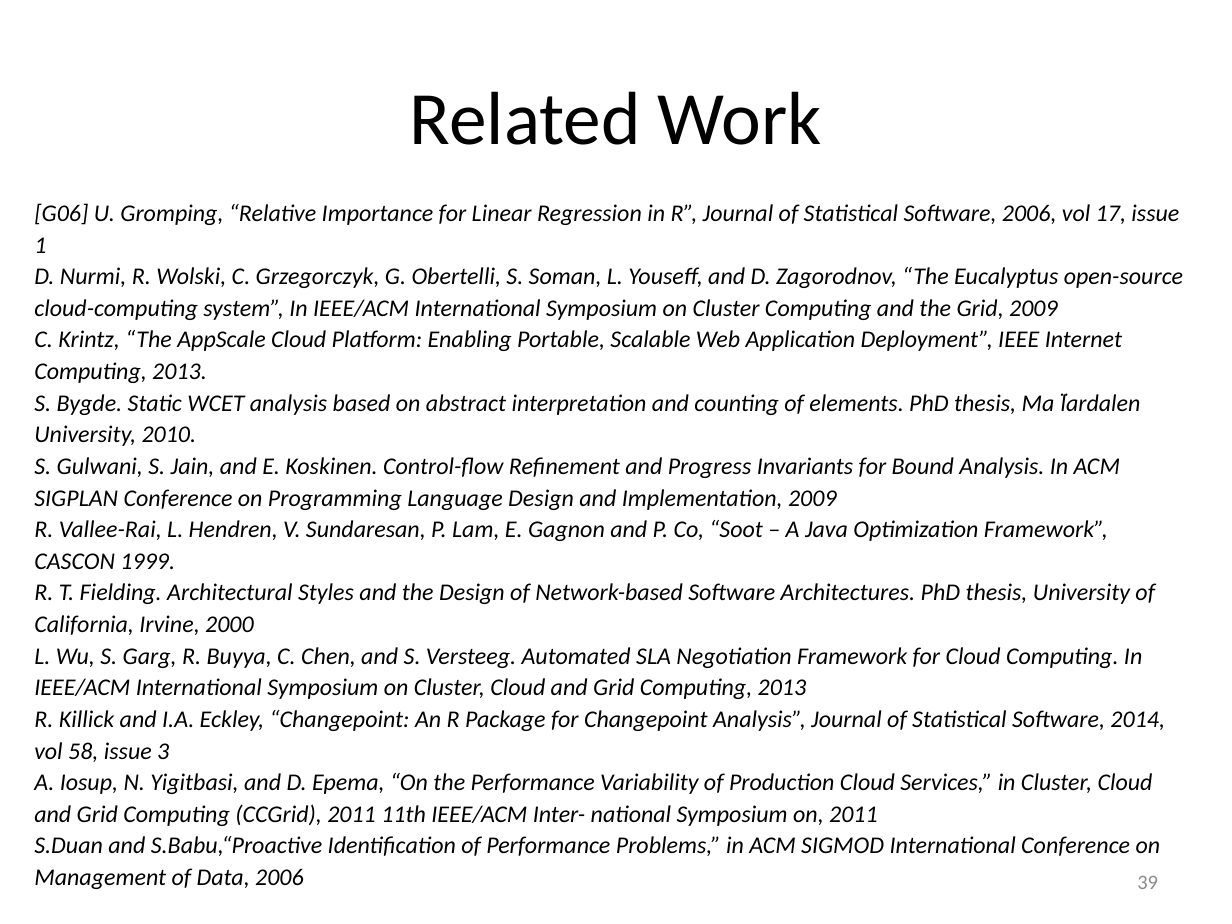
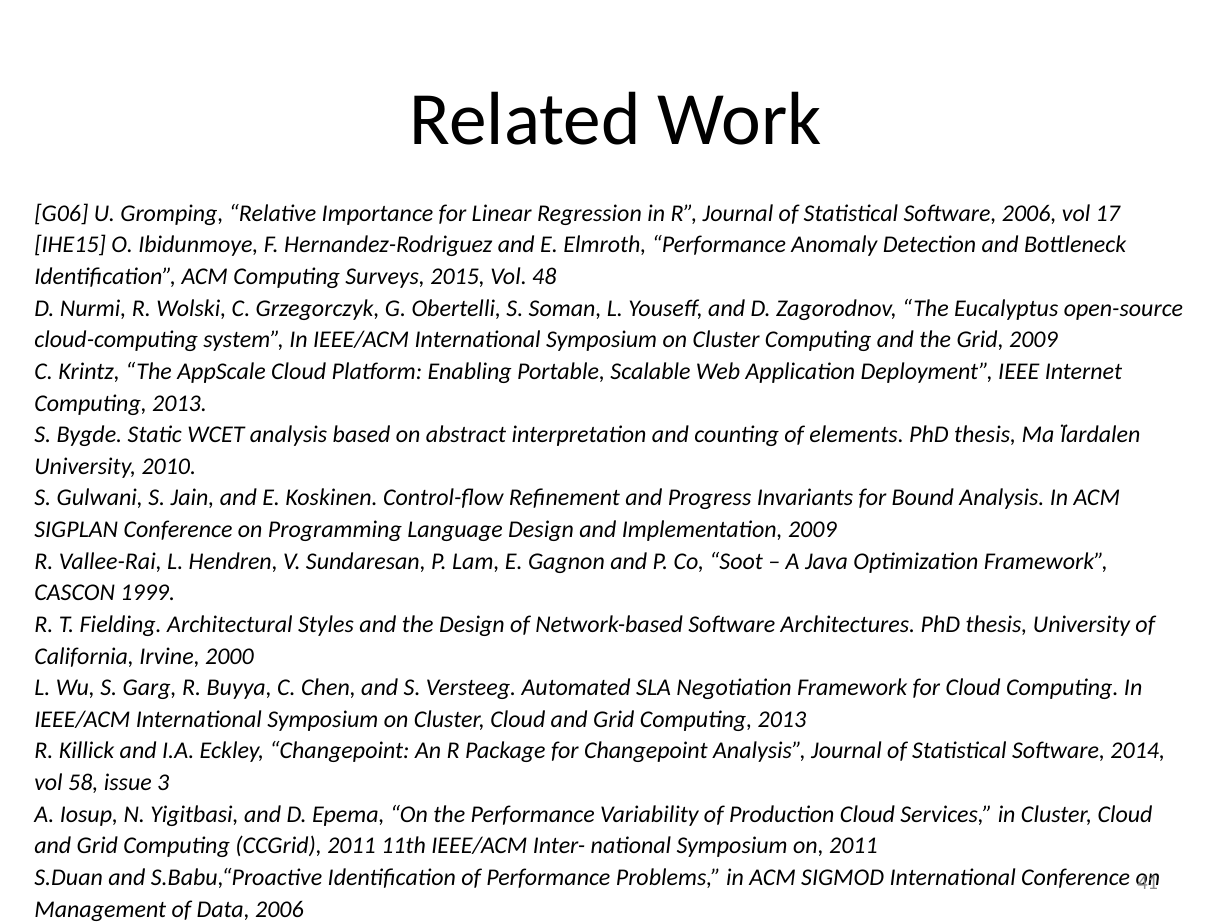
Before and after one commit to Dithn/eager-appscale, a slide deck: slide 41 of Eager/paper/dissertation/dissertation.pptx (slide 39 before the commit). Drawn at 1232x924 pixels with LibreOffice and Linux fonts; fonts in the diff are those of the drawing. Boxes give left, top, right and bottom in pixels: in the first picture for what was removed or moved away, otherwise in the second. Text is boxed around its words. In the diff, an @@ line names an element or a change of style, - is before the commit and + after.

```diff
--- a/Eager/paper/dissertation/dissertation.pptx
+++ b/Eager/paper/dissertation/dissertation.pptx
@@ text at bbox=[34, 203, 1126, 288]: text changed @@
-[G06] U. Gromping, “Relative Importance for Linear Regression in R”, Journal of Statistical Software, 2006, vol 17, issue 1
+[G06] U. Gromping, “Relative Importance for Linear Regression in R”, Journal of Statistical Software, 2006, vol 17
+[IHE15] O. Ibidunmoye, F. Hernandez-Rodriguez and E. Elmroth, “Performance Anomaly Detection and Bottleneck Identification”, ACM Computing Surveys, 2015, Vol. 48
@@ page number at bbox=[1137, 873, 1158, 889]: text changed @@
-39
+41
```
Also in this commit, not shown: 28 other slides changed, 3 slides added.
